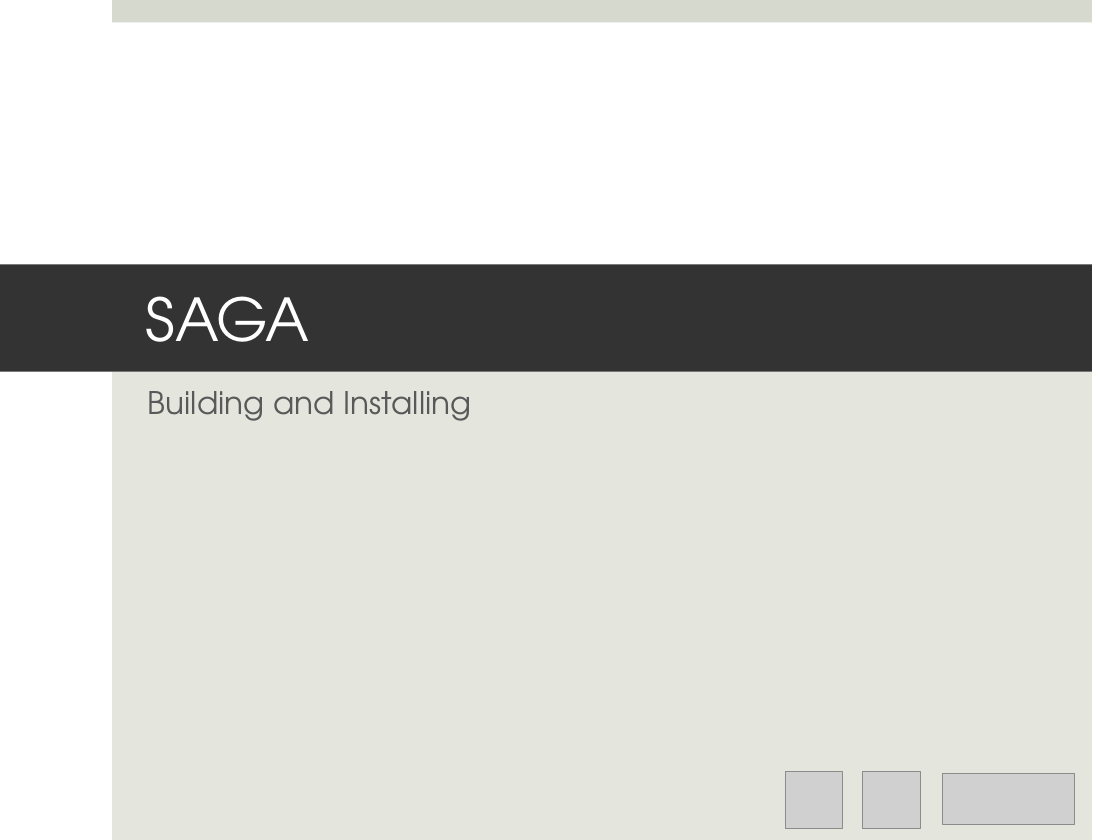
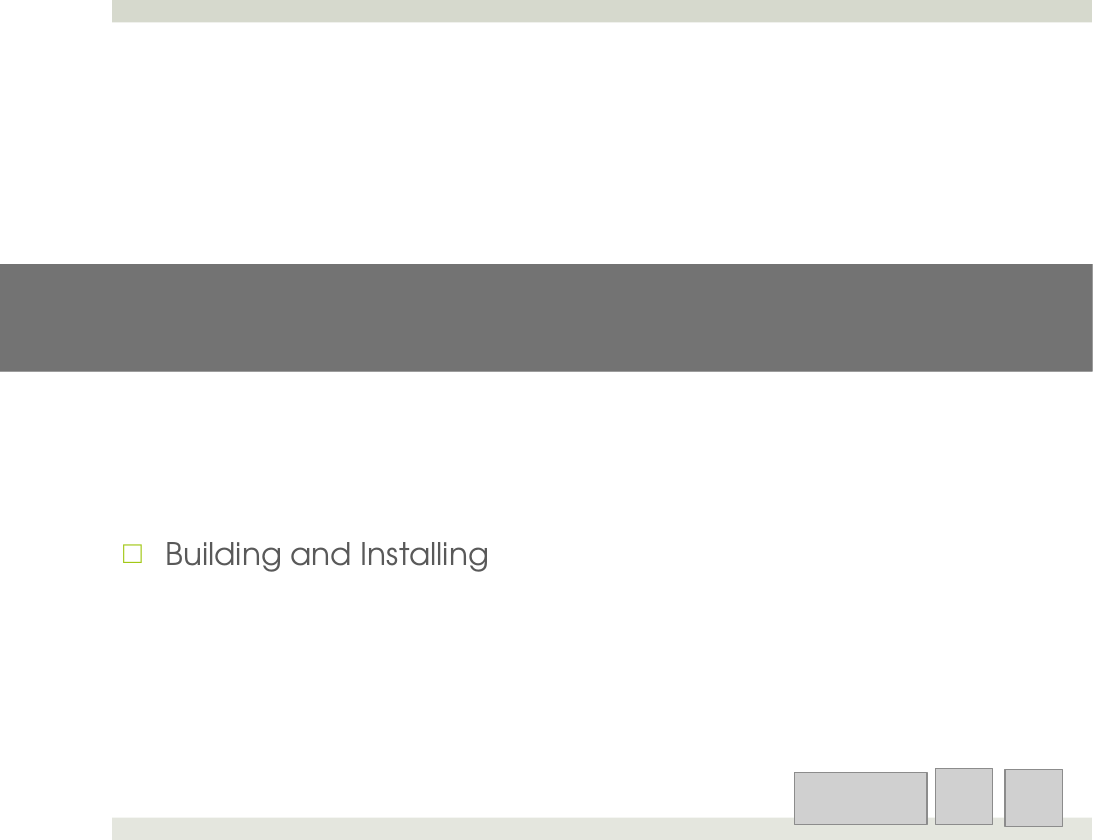
Before and after one commit to saga-project/saga-cpp-legacy-projects, a slide deck: slide 1 of misc/SAGA Slide Template.pptx. Drawn at 1120x840 pixels with LibreOffice and Linux fonts; fonts in the diff are those of the drawing; grey boxes stand for pictures; background and template pictures are left out. Boxes give left, top, right and bottom in pixels: in the first picture for what was removed or moved away, otherwise in the second. Text is boxed around its words. In the diff, an @@ line names an element or a change of style, - is before the commit and + after.

Commit message:
added "new" saga logo. some cleanup

```diff
--- a/misc/SAGA Slide Template.pptx
+++ b/misc/SAGA Slide Template.pptx
@@ title removed at box(0, 264, 1092, 372) @@
-SAGA
@@ rectangle added at box(0, 264, 1093, 372), fill #424242 @@
@@ subtitle "Building and Installing": place and size @@
-subtitle "Building and Installing" at box(112, 372, 1092, 840)
+subtitle "Building and Installing" at box(165, 542, 489, 572)
@@ subtitle "Building and Installing" at box(165, 542, 489, 572): bullet none to □; fill #E4E6DE to none @@
@@ picture: place and size @@
-picture at box(942, 773, 1074, 824)
+picture at box(795, 773, 927, 824)
@@ picture: place and size @@
-picture at box(786, 772, 843, 829)
+picture at box(936, 768, 993, 825)
@@ picture: place and size @@
-picture at box(862, 772, 921, 829)
+picture at box(1005, 769, 1063, 827)
```
Also in this commit, not shown: 1 slide added, 2 slides removed.
